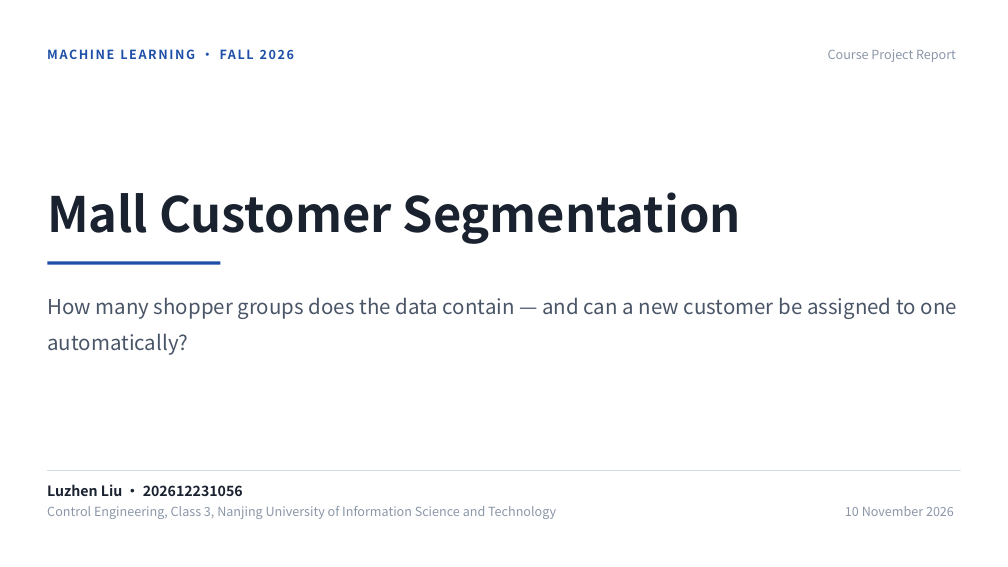
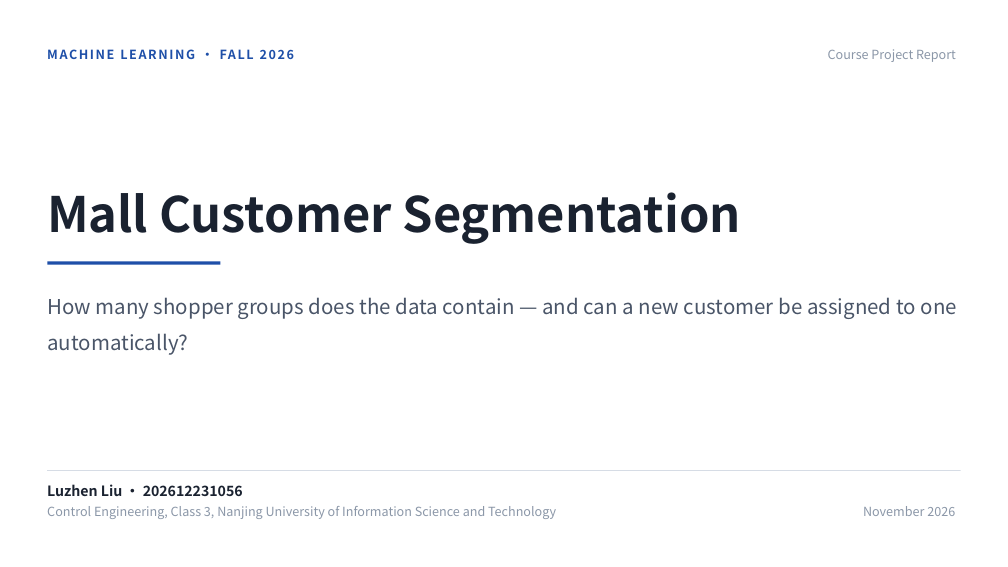
Before and after one commit to kaixinguaika/mall-customer-segmentation, a slide deck: slide 1 of slides/Mall_Customer_Segmentation.pptx. Drawn at 1008x567 pixels with LibreOffice and Linux fonts; fonts in the diff are those of the drawing. Boxes give left, top, right and bottom in pixels: in the first picture for what was removed or moved away, otherwise in the second. Text is boxed around its words. In the diff, an @@ line names an element or a change of style, - is before the commit and + after.

```diff
--- a/slides/Mall_Customer_Segmentation.pptx
+++ b/slides/Mall_Customer_Segmentation.pptx
@@ text at [863, 506, 955, 516]: text changed @@
-10 November 2026
+November 2026
```
Also in this commit, not shown: 4 other slides changed, 11 other files.
